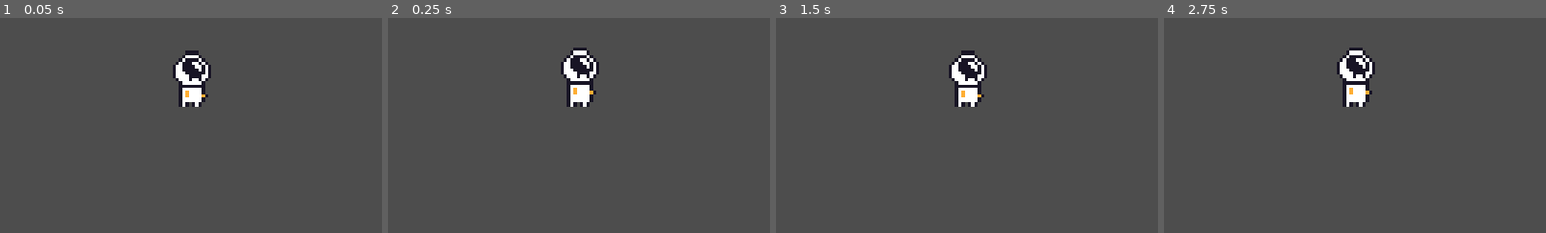
Above: before the commit, frames 1-4 (left to right).
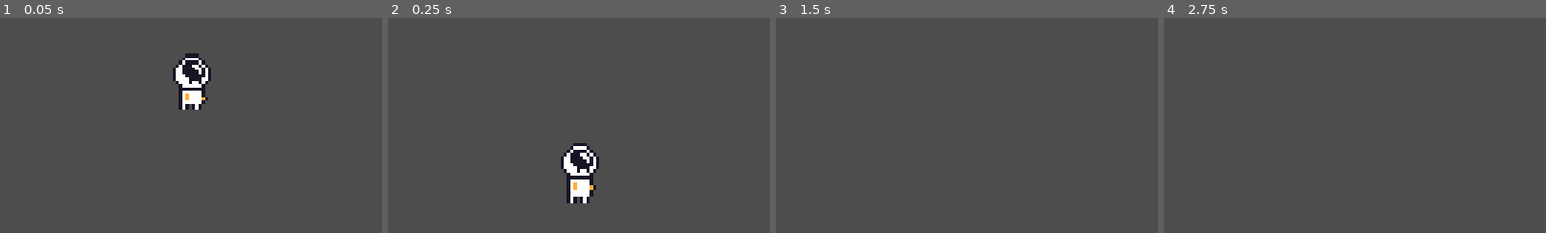
Above: after the commit, the same moments.

Repository: dariow56/zero
Game: Godot game, scene res://scenes/levels/playground.tscn
Two runs of this game, one before a commit and one after it. Both use one fixed random seed, a clock stepped at 60 frames per second and the inputs below.
Inputs:
- Up to frame 1 (0.05 s): no input
- Up to frame 2 (0.25 s): no input
- Up to frame 3 (1.5 s): tap Enter (ui_accept) at 0.5, 0.6, 0.77, 1.07, 1.35 s; hold Right (ui_right) from 0.53 s (still down)
- Up to frame 4 (2.75 s): tap Enter (ui_accept) at 1.52, 1.82, 2.1 s; release Right (ui_right) at 2.03 s; hold Left (ui_left) from 2.03 s (still down)
The pictures show only the part of the screen within x 25-75%, y 29-79%; the shares and areas given below are measured in that part.

The runs differ from the first frame. In frame 1, 0.8% of the frame differs, in the area x 45-56%, y 15-43%; in frame 2, 4.1%, in the area x 45-56%, y 13-87%; in frame 3, 1.9%; in frame 4, 2.0%.

Commit message:
feat: add player script with basic movement

Diff:
--- a/scenes/player/player.tscn
+++ b/scenes/player/player.tscn
@@ -1,6 +1,7 @@
 [gd_scene format=3 uid="uid://itifovkwws3d"]
 
 [ext_resource type="Texture2D" uid="uid://dreniv0kf6006" path="res://sprites/player/Player.png" id="1_8afob"]
+[ext_resource type="Script" uid="uid://c564q46qywjil" path="res://scripts/player/player.gd" id="1_dovo2"]
 
 [sub_resource type="AtlasTexture" id="AtlasTexture_dovo2"]
 atlas = ExtResource("1_8afob")
@@ -127,6 +128,7 @@
 size = Vector2(6, 16)
 
 [node name="Player" type="CharacterBody2D" unique_id=1574617212]
+script = ExtResource("1_dovo2")
 
 [node name="AnimatedSprite2D" type="AnimatedSprite2D" parent="." unique_id=675687901]
 position = Vector2(0, -16)
--- /dev/null
+++ b/scripts/player/player.gd
@@ -0,0 +1,25 @@
+extends CharacterBody2D
+
+
+const SPEED = 300.0
+const JUMP_VELOCITY = -400.0
+
+
+func _physics_process(delta: float) -> void:
+	# Add the gravity.
+	if not is_on_floor():
+		velocity += get_gravity() * delta
+
+	# Handle jump.
+	if Input.is_action_just_pressed("ui_accept") and is_on_floor():
+		velocity.y = JUMP_VELOCITY
+
+	# Get the input direction and handle the movement/deceleration.
+	# As good practice, you should replace UI actions with custom gameplay actions.
+	var direction := Input.get_axis("ui_left", "ui_right")
+	if direction:
+		velocity.x = direction * SPEED
+	else:
+		velocity.x = move_toward(velocity.x, 0, SPEED)
+
+	move_and_slide()
Not shown, added: scripts/player/player.gd.uid
